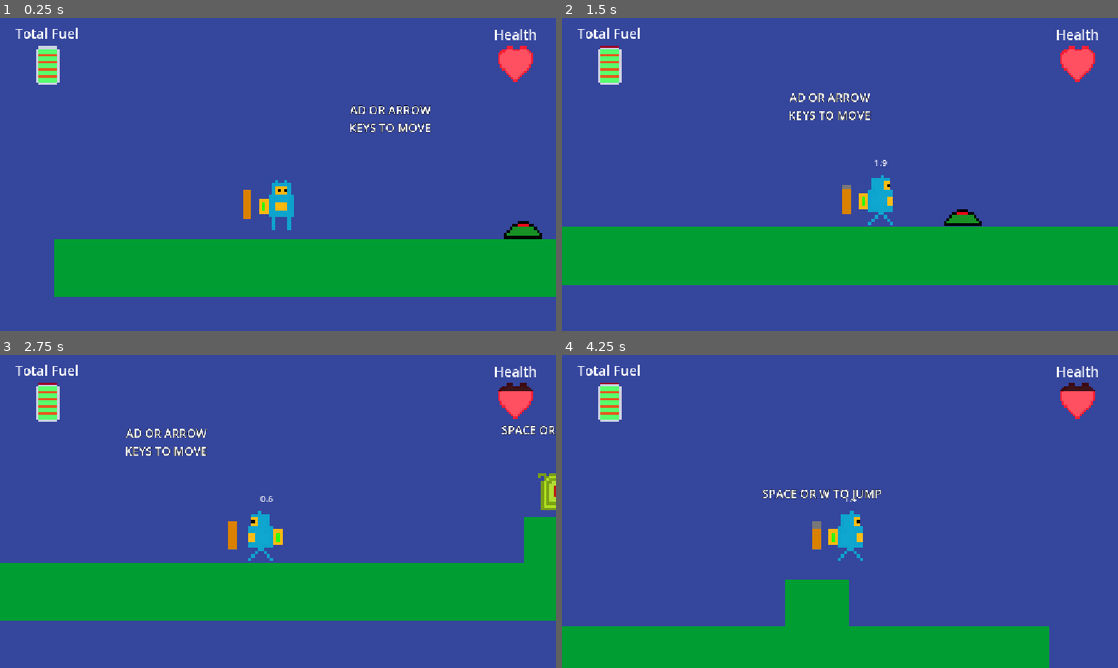
Above: before the commit, frames 1-4 (two rows, left to right).
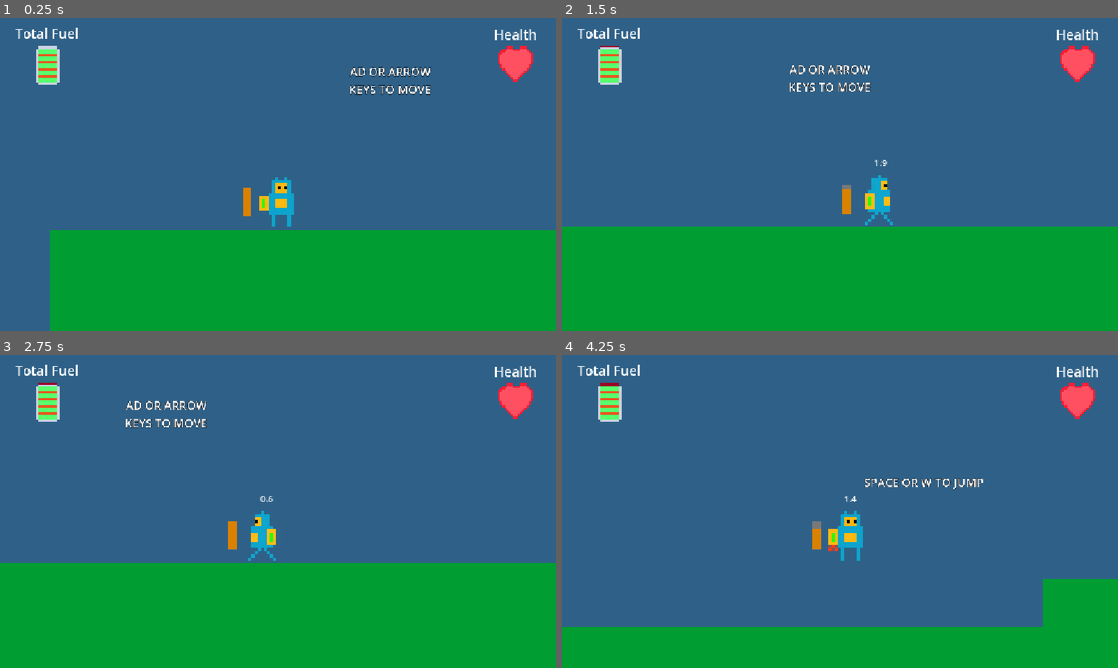
Above: after the commit, the same moments.

Repository: ChrisTheCoder27/Solo-Portfolio-Project
Game: Godot game, scene res://Scenes/main.tscn
Two runs of this game, one before a commit and one after it. Both use one fixed random seed, a clock stepped at 60 frames per second and the inputs below.
Inputs (mouse positions are in pixels of both pictures, inside the frame that each line leads up to):
- Up to frame 1 (0.25 s): no input
- Up to frame 2 (1.5 s): tap Enter at 0.5, 1.25 s; move the mouse to (962, 158) at 0.52 s; press the mouse at (962, 158) at 0.53 s; hold D (move_right) from 0.53 s (still down); tap Space (jump) at 0.77 s; move the mouse to (728, 190) at 1.27 s; release the mouse at (728, 190) at 1.28 s; tap Shift (dash) at 1.35 s
- Up to frame 3 (2.75 s): tap Space (jump) at 1.52 s; click (166, 527) at 1.55 s; tap Enter at 2 s; move the mouse to (333, 442) at 2.02 s; release D (move_right) at 2.03 s; press the mouse at (333, 442) at 2.03 s; hold A (move_left) from 2.03 s (still down)
- Up to frame 4 (4.25 s): tap Enter at 2.75, 3.5 s; move the mouse to (812, 574) at 2.77 s; release A (move_left) at 2.78 s; release the mouse at (812, 574) at 2.78 s; hold D (move_right) from 2.78 s (still down); click (812, 574) at 2.85 s; tap Space (jump) at 3.02, 3.77 s; move the mouse to (1006, 558) at 3.52 s; press the mouse at (1006, 558) at 3.53 s; tap Shift (dash) at 3.6 s

The runs differ from the first frame. In frame 1, 81% of the frame differs, in the area x 0-100%, y 0-100%; in frame 2, 80%; in frame 3, 80%; in frame 4, 87%.

Commit message:
Started working on first level and small changes
Added hover sprite and updated walk sprite. Also modified moving platform to stop for a second before changing direction.

Diff:
--- a/Scenes/ground_platform.tscn
+++ b/Scenes/ground_platform.tscn
@@ -1,14 +1,14 @@
 [gd_scene format=3 uid="uid://caxi2jc7ryorh"]
 
 [sub_resource type="RectangleShape2D" id="RectangleShape2D_pi6nn"]
-size = Vector2(150.4902, 41)
+size = Vector2(150.81708, 87.66669)
 
 [node name="GroundPlatform" type="StaticBody2D" unique_id=1231576220]
 scale = Vector2(6.12, 3.000001)
 
 [node name="CollisionShape2D" type="CollisionShape2D" parent="." unique_id=1781336260]
-position = Vector2(0.24510182, -0.4999997)
-scale = Vector2(0.99999976, 0.99999964)
+position = Vector2(0.24510925, -0.499999)
+scale = Vector2(0.9999993, 0.9999989)
 shape = SubResource("RectangleShape2D_pi6nn")
 
 [node name="ColorRect" type="ColorRect" parent="." unique_id=1621146530]
@@ -18,9 +18,9 @@
 anchor_right = 0.5
 anchor_bottom = 0.5
 offset_left = -75.00001
-offset_top = -20.0
+offset_top = -42.666653
 offset_right = -35.000008
-offset_bottom = 20.0
+offset_bottom = 42.666653
 grow_horizontal = 2
 grow_vertical = 2
 scale = Vector2(3.7599998, 1)
--- a/Scenes/main.tscn
+++ b/Scenes/main.tscn
@@ -3,6 +3,7 @@
 [ext_resource type="PackedScene" uid="uid://bm1wyidq40kgi" path="res://Scenes/player.tscn" id="1_jjgbg"]
 [ext_resource type="PackedScene" uid="uid://caxi2jc7ryorh" path="res://Scenes/ground_platform.tscn" id="2_bo1nx"]
 [ext_resource type="PackedScene" uid="uid://cj438po8rivr7" path="res://Scenes/death_barrier.tscn" id="3_8gbba"]
+[ext_resource type="PackedScene" uid="uid://d0mgganj6x2ub" path="res://Scenes/moving_platform.tscn" id="3_ynf5e"]
 [ext_resource type="PackedScene" uid="uid://cq3epjyo01sp7" path="res://Scenes/player_ui.tscn" id="4_jjvhh"]
 [ext_resource type="PackedScene" uid="uid://l13f4jofr2co" path="res://Scenes/fuel_can.tscn" id="5_kry3j"]
 [ext_resource type="Script" uid="uid://b8jm7yqsjcbjk" path="res://Scripts/fuel_can.gd" id="6_21xkr"]
@@ -12,7 +13,7 @@
 [node name="Main" type="Node" unique_id=79320717]
 
 [node name="Player" parent="." unique_id=1140827582 instance=ExtResource("1_jjgbg")]
-position = Vector2(571, 402)
+position = Vector2(571, 483)
 speed = 350.0
 jump_velocity = -500.0
 dash_velocity = 1200.0
@@ -21,32 +22,40 @@
 [node name="Platforms" type="Node" parent="." unique_id=565127686]
 
 [node name="GroundPlatform" parent="Platforms" unique_id=1231576220 instance=ExtResource("2_bo1nx")]
-position = Vector2(1096, 562)
+position = Vector2(1089, 690)
 scale = Vector2(13.2, 3.000001)
 
 [node name="GroundPlatform2" parent="Platforms" unique_id=683494444 instance=ExtResource("2_bo1nx")]
-position = Vector2(3124.9998, 562)
-scale = Vector2(11.24, 3.000001)
+position = Vector2(2922, 641.00006)
+scale = Vector2(11.24, 4.160001)
 
-[node name="GroundPlatform3" parent="Platforms" unique_id=902889332 instance=ExtResource("2_bo1nx")]
-position = Vector2(1611, 467.00003)
-scale = Vector2(0.8799951, 3.000001)
+[node name="GroundPlatform3" parent="Platforms" unique_id=673529990 instance=ExtResource("2_bo1nx")]
+position = Vector2(2913, 467.99997)
+scale = Vector2(3.7599998, 2.7340536)
 
-[node name="GroundPlatform4" parent="Platforms" unique_id=1784813094 instance=ExtResource("2_bo1nx")]
-position = Vector2(2854, 467)
-scale = Vector2(0.8799951, 3.000001)
+[node name="GroundPlatform4" parent="Platforms" unique_id=1204918017 instance=ExtResource("2_bo1nx")]
+position = Vector2(4592, 761)
+scale = Vector2(11.240001, 4.160001)
 
-[node name="GroundPlatform5" parent="Platforms" unique_id=262544222 instance=ExtResource("2_bo1nx")]
-position = Vector2(3488, 416)
-scale = Vector2(0.8799951, 4.760001)
+[node name="GroundPlatform5" parent="Platforms" unique_id=2038546468 instance=ExtResource("2_bo1nx")]
+position = Vector2(5910.9995, 472)
+scale = Vector2(11.240001, 4.160001)
 
-[node name="GroundPlatform6" parent="Platforms" unique_id=1618461603 instance=ExtResource("2_bo1nx")]
-position = Vector2(4372, 562)
-scale = Vector2(2.7199993, 3.000001)
+[node name="GroundPlatform6" parent="Platforms" unique_id=38886012 instance=ExtResource("2_bo1nx")]
+position = Vector2(7888, 470)
+scale = Vector2(11.240001, 4.160001)
 
-[node name="GroundPlatform7" parent="Platforms" unique_id=640133848 instance=ExtResource("2_bo1nx")]
-position = Vector2(5580, 562)
-scale = Vector2(5.879999, 3.000001)
+[node name="GroundPlatform7" parent="Platforms" unique_id=893585560 instance=ExtResource("2_bo1nx")]
+position = Vector2(9041, 566.99994)
+scale = Vector2(5.6400204, 4.160001)
+
+[node name="GroundPlatform8" parent="Platforms" unique_id=768893107 instance=ExtResource("2_bo1nx")]
+position = Vector2(9690.001, 414.00003)
+scale = Vector2(7.1600204, 5.3600025)
+
+[node name="MovingPlatform" parent="Platforms" unique_id=1434239301 instance=ExtResource("3_ynf5e")]
+position = Vector2(4076, 390)
+scale = Vector2(3.7599998, 3.000001)
 
 [node name="WorldUI" type="Control" parent="." unique_id=321696030]
 layout_mode = 3
@@ -70,10 +79,10 @@
 
 [node name="JumpText" type="Label" parent="WorldUI" unique_id=316312856]
 layout_mode = 0
-offset_left = 1498.0
-offset_top = 182.0
-offset_right = 1746.0
-offset_bottom = 272.0
+offset_left = 1709.0
+offset_top = 217.0
+offset_right = 1957.0
+offset_bottom = 307.0
 theme_override_constants/outline_size = 4
 theme_override_font_sizes/font_size = 24
 text = "Space or W to Jump"
@@ -81,12 +90,25 @@
 vertical_alignment = 1
 uppercase = true
 
+[node name="FuelText" type="Label" parent="WorldUI" unique_id=1311941628]
+layout_mode = 0
+offset_left = 5664.0
+offset_top = -59.0
+offset_right = 6068.0
+offset_bottom = 31.0
+theme_override_constants/outline_size = 4
+theme_override_font_sizes/font_size = 24
+text = "Collect Cans to Recover Fuel"
+horizontal_alignment = 1
+vertical_alignment = 1
+uppercase = true
+
 [node name="DashText" type="Label" parent="WorldUI" unique_id=1385866720]
 layout_mode = 0
-offset_left = 3054.0
-offset_top = 182.0
-offset_right = 3263.0
-offset_bottom = 272.0
+offset_left = 8819.0
+offset_top = -29.0
+offset_right = 9054.0
+offset_bottom = 61.0
 theme_override_constants/outline_size = 4
 theme_override_font_sizes/font_size = 24
 text = "Shift or E to Dash"
@@ -95,11 +117,12 @@
 uppercase = true
 
 [node name="HoverText" type="Label" parent="WorldUI" unique_id=678381790]
+visible = false
 layout_mode = 0
-offset_left = 4696.0
-offset_top = 255.0
-offset_right = 5021.0
-offset_bottom = 345.0
+offset_left = 2737.0
+offset_top = -231.0
+offset_right = 3062.0
+offset_bottom = -141.0
 theme_override_constants/outline_size = 4
 theme_override_font_sizes/font_size = 24
 text = "Hold Left Click to Hover"
@@ -110,28 +133,43 @@
 [node name="DeathBarriers" type="Node" parent="." unique_id=1282865792]
 
 [node name="DeathBarrier" parent="DeathBarriers" unique_id=1301939694 instance=ExtResource("3_8gbba")]
-position = Vector2(-381, 831)
+position = Vector2(-764.99994, 863.99994)
+scale = Vector2(1.5200009, 0.44000018)
 
 [node name="DeathBarrier2" parent="DeathBarriers" unique_id=1854672424 instance=ExtResource("3_8gbba")]
-position = Vector2(2200, 830.99994)
+position = Vector2(6916.9995, 703.99994)
 scale = Vector2(0.44, 0.44000018)
-
-[node name="DeathBarrier3" parent="DeathBarriers" unique_id=202037513 instance=ExtResource("3_8gbba")]
-position = Vector2(4564, 825.99994)
-scale = Vector2(1.280005, 0.44000018)
 
 [node name="CanvasLayer" type="CanvasLayer" parent="." unique_id=817978418]
 
 [node name="PlayerUI" parent="CanvasLayer" unique_id=752570288 instance=ExtResource("4_jjvhh")]
+drain_rate = 1.5
+fuel_increase = 30.0
 
-[node name="FuelCan" parent="." unique_id=1171700991 instance=ExtResource("5_kry3j")]
-position = Vector2(1613, 359)
+[node name="Pickups" type="Node" parent="." unique_id=679058531]
+
+[node name="FuelCan" parent="Pickups" unique_id=1171700991 instance=ExtResource("5_kry3j")]
+position = Vector2(5866, 230)
 script = ExtResource("6_21xkr")
 
-[node name="LandMine" parent="." unique_id=1649342125 instance=ExtResource("7_344ge")]
-position = Vector2(1079, 479)
+[node name="Dangers" type="Node" parent="." unique_id=147584453]
+
+[node name="LandMine" parent="Dangers" unique_id=1649342125 instance=ExtResource("7_344ge")]
+position = Vector2(2910, 328)
 script = ExtResource("8_ynf5e")
 mine_power = 20.0
 
-[connection signal="body_entered" from="FuelCan" to="FuelCan" method="_on_fuel_can_body_entered"]
-[connection signal="body_entered" from="LandMine" to="LandMine" method="_on_land_mine_body_entered"]
+[node name="LandMine2" parent="Dangers" unique_id=433947266 instance=ExtResource("7_344ge")]
+position = Vector2(7528, 269)
+script = ExtResource("8_ynf5e")
+mine_power = 20.0
+
+[node name="LandMine3" parent="Dangers" unique_id=307675590 instance=ExtResource("7_344ge")]
+position = Vector2(8039, 268)
+script = ExtResource("8_ynf5e")
+mine_power = 20.0
+
+[connection signal="body_entered" from="Pickups/FuelCan" to="Pickups/FuelCan" method="_on_fuel_can_body_entered"]
+[connection signal="body_entered" from="Dangers/LandMine" to="Dangers/LandMine" method="_on_land_mine_body_entered"]
+[connection signal="body_entered" from="Dangers/LandMine2" to="Dangers/LandMine2" method="_on_land_mine_body_entered"]
+[connection signal="body_entered" from="Dangers/LandMine3" to="Dangers/LandMine3" method="_on_land_mine_body_entered"]
--- a/Scenes/moving_platform.tscn
+++ b/Scenes/moving_platform.tscn
@@ -1,7 +1,7 @@
 [gd_scene format=3 uid="uid://d0mgganj6x2ub"]
 
 [sub_resource type="RectangleShape2D" id="RectangleShape2D_pi6nn"]
-size = Vector2(172, 49)
+size = Vector2(88, 24)
 
 [sub_resource type="Animation" id="Animation_myvba"]
 length = 0.001
@@ -20,7 +20,7 @@
 
 [sub_resource type="Animation" id="Animation_vvyo4"]
 resource_name = "move"
-length = 5.0
+length = 6.0
 loop_mode = 1
 tracks/0/type = "value"
 tracks/0/imported = false
@@ -29,10 +29,10 @@
 tracks/0/interp = 1
 tracks/0/loop_wrap = true
 tracks/0/keys = {
-"times": PackedFloat32Array(0, 2.5, 5),
-"transitions": PackedFloat32Array(1, 1, 1),
+"times": PackedFloat32Array(0, 2, 3, 5, 6),
+"transitions": PackedFloat32Array(1, 1, 1, 1, 1),
 "update": 0,
-"values": [Vector2(0, 0), Vector2(300, 0), Vector2(0, 0)]
+"values": [Vector2(0, 0), Vector2(200, 0), Vector2(200, 0), Vector2(0, 0), Vector2(0, 0)]
 }
 
 [sub_resource type="AnimationLibrary" id="AnimationLibrary_anqd2"]
@@ -46,14 +46,14 @@
 [node name="AnimatableBody2D" type="AnimatableBody2D" parent="." unique_id=2129695769]
 
 [node name="CollisionShape2D" type="CollisionShape2D" parent="AnimatableBody2D" unique_id=2079604601]
-position = Vector2(0, 1.5)
+position = Vector2(0, 2)
 shape = SubResource("RectangleShape2D_pi6nn")
 
 [node name="ColorRect" type="ColorRect" parent="AnimatableBody2D" unique_id=1604032479]
-offset_left = -85.0
-offset_top = -22.0
-offset_right = 85.0
-offset_bottom = 26.0
+offset_left = -43.0
+offset_top = -9.0
+offset_right = 43.0
+offset_bottom = 13.0
 color = Color(0.5877506, 0.58775055, 0.5877505, 1)
 
 [node name="AnimationPlayer" type="AnimationPlayer" parent="AnimatableBody2D" unique_id=304288222]
--- a/Scenes/player.tscn
+++ b/Scenes/player.tscn
@@ -2,7 +2,8 @@
 
 [ext_resource type="Script" uid="uid://dvnhplfggpwyv" path="res://Scripts/player.gd" id="1_cvnsp"]
 [ext_resource type="Texture2D" uid="uid://pb5q01dhf3h1" path="res://Sprites/Rocket_Man_Idle.png" id="2_cvnsp"]
-[ext_resource type="Texture2D" uid="uid://bup6xys3pobku" path="res://Sprites/Rocket_Man_Walking.png" id="3_6t5aa"]
+[ext_resource type="Texture2D" uid="uid://dpbi3141rn73a" path="res://Sprites/Rocket_Man_Walking.png" id="3_6t5aa"]
+[ext_resource type="Texture2D" uid="uid://3vneqbfdign4" path="res://Sprites/Rocket_Man_Hover.png" id="4_vgqql"]
 
 [sub_resource type="RectangleShape2D" id="RectangleShape2D_pi6nn"]
 size = Vector2(52, 70.66667)
@@ -19,6 +20,7 @@
 hover_time = 2.5
 idle_sprite = ExtResource("2_cvnsp")
 walk_sprite = ExtResource("3_6t5aa")
+hover_sprite = ExtResource("4_vgqql")
 metadata/_edit_group_ = true
 
 [node name="CollisionShape2D" type="CollisionShape2D" parent="." unique_id=894563353]
--- a/Scripts/fuel_can.gd
+++ b/Scripts/fuel_can.gd
@@ -1,6 +1,6 @@
 extends Area2D
 
-@onready var player_ui = $"../CanvasLayer/PlayerUI"
+@onready var player_ui = $"../../CanvasLayer/PlayerUI"
 
 func _on_fuel_can_body_entered(body: Node2D) -> void:
 	if body.name == "Player":
--- a/Scripts/land_mine.gd
+++ b/Scripts/land_mine.gd
@@ -1,6 +1,6 @@
 extends Area2D
 
-@onready var player_ui = $"../CanvasLayer/PlayerUI"
+@onready var player_ui = $"../../CanvasLayer/PlayerUI"
 @export var mine_power = 10.0
 
 func _on_land_mine_body_entered(body: Node2D) -> void:
--- a/Scripts/player.gd
+++ b/Scripts/player.gd
@@ -17,6 +17,7 @@
 # Sprite variables
 @export var idle_sprite : Texture2D
 @export var walk_sprite : Texture2D
+@export var hover_sprite : Texture2D
 
 func _ready() -> void:
 	normal_speed = speed
@@ -82,6 +83,7 @@
 		hover_time -= delta
 		$HoverBar.value = hover_time
 		is_hovering = true
+		$Sprite2D.texture = hover_sprite
 	else:
 		speed = normal_speed
 
--- a/project.godot
+++ b/project.godot
@@ -61,4 +61,4 @@
 
 textures/canvas_textures/default_texture_filter=0
 rendering_device/driver.windows="d3d12"
-environment/defaults/default_clear_color=Color(0.20759577, 0.27523404, 0.61515015, 1)
+environment/defaults/default_clear_color=Color(0.1859189, 0.3788918, 0.5348346, 1)
Binary file added: Sprites/Rocket_Man_Hover.png
Not shown, added: Sprites/Rocket_Man_Hover.png.import
Binary file changed: Sprites/Rocket_Man_Walking.png
Not shown, changed: Sprites/Rocket_Man_Walking.png.import
